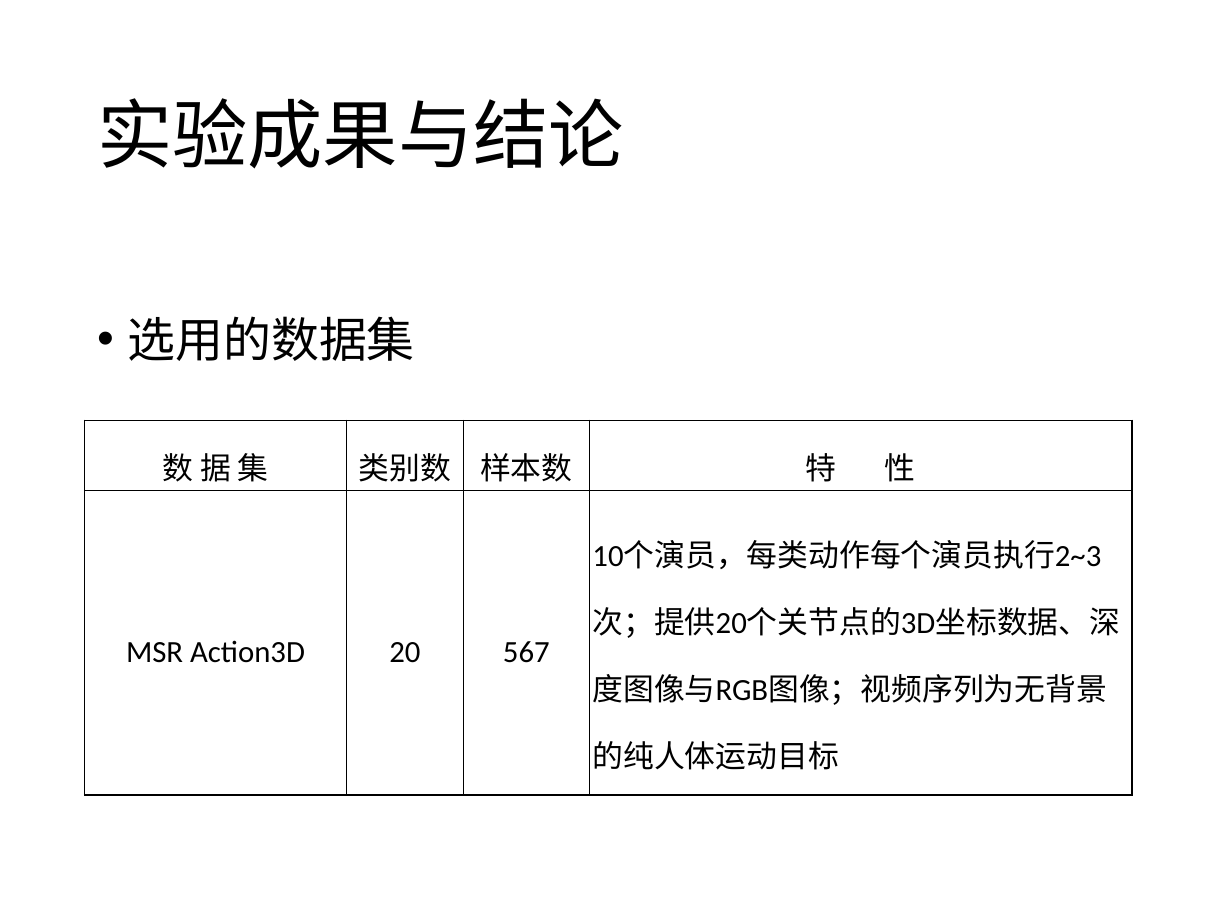
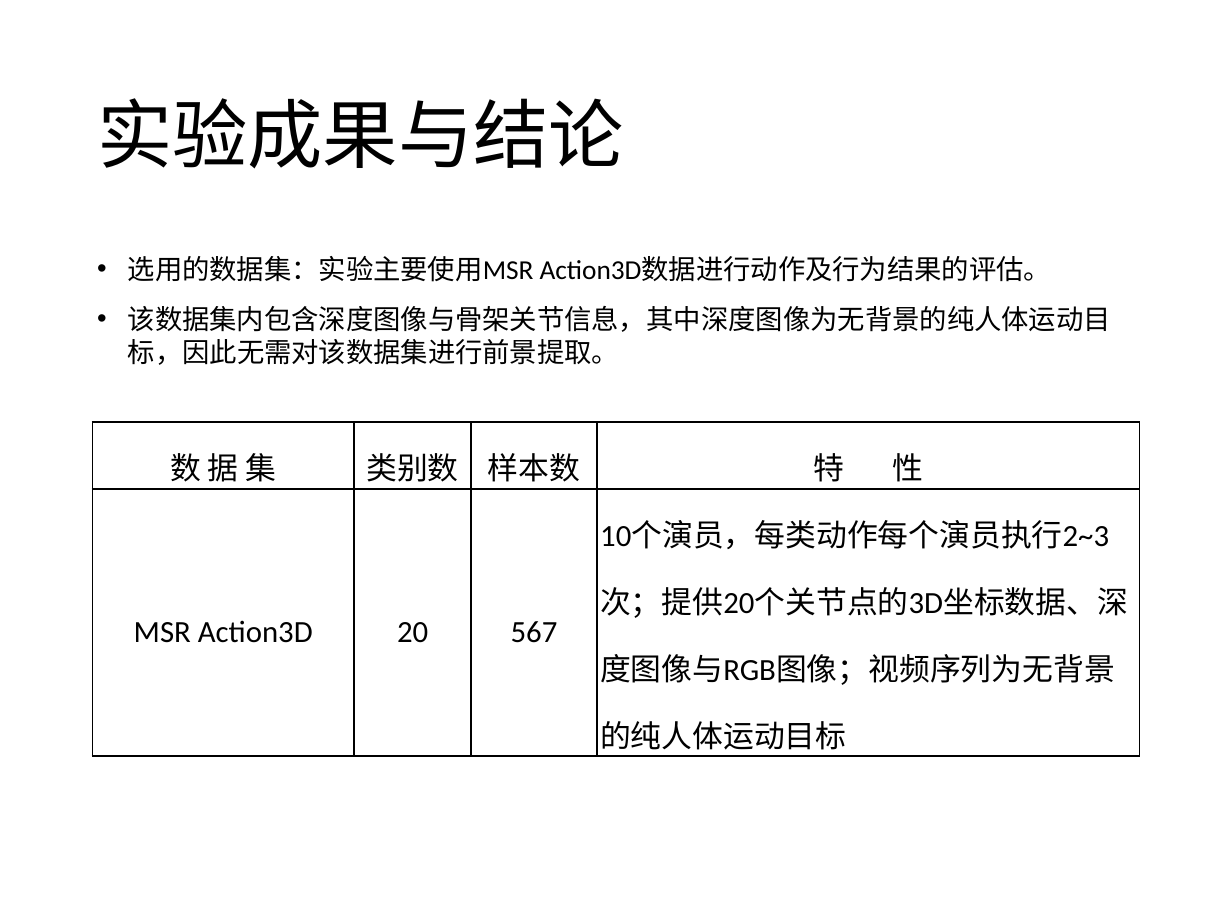
Before and after one commit to Mostro-Complexity/The-Damn-Thesis, a slide deck: slide 16 of 仇思宇-终期答辩-20190530.pptx. Drawn at 1232x924 pixels with LibreOffice and Linux fonts; fonts in the diff are those of the drawing. Boxes give left, top, right and bottom in pixels: in the first picture for what was removed or moved away, otherwise in the second. Text is boxed around its words. In the diff, an @@ line names an element or a change of style, - is before the commit and + after.

```diff
--- a/仇思宇-终期答辩-20190530.pptx
+++ b/仇思宇-终期答辩-20190530.pptx
@@ text at [128,256,1111,365]: text changed; size 28 to 16 pt @@
-• 选用的数据集
+• 选用的数据集：实验主要使用MSR Action3D数据进行动作及行为结果的评估。
+• 该数据集内包含深度图像与骨架关节信息，其中深度图像为无背景的纯人体运动目标，因此无需对该数据集进行前景提取。
@@ table: place and size @@
-table at [85,420,1131,795]
+table at [92,421,1138,760]
```
Also in this commit, not shown: 10 other slides changed, 4 slides added, 5 slides removed, 13 other files.
